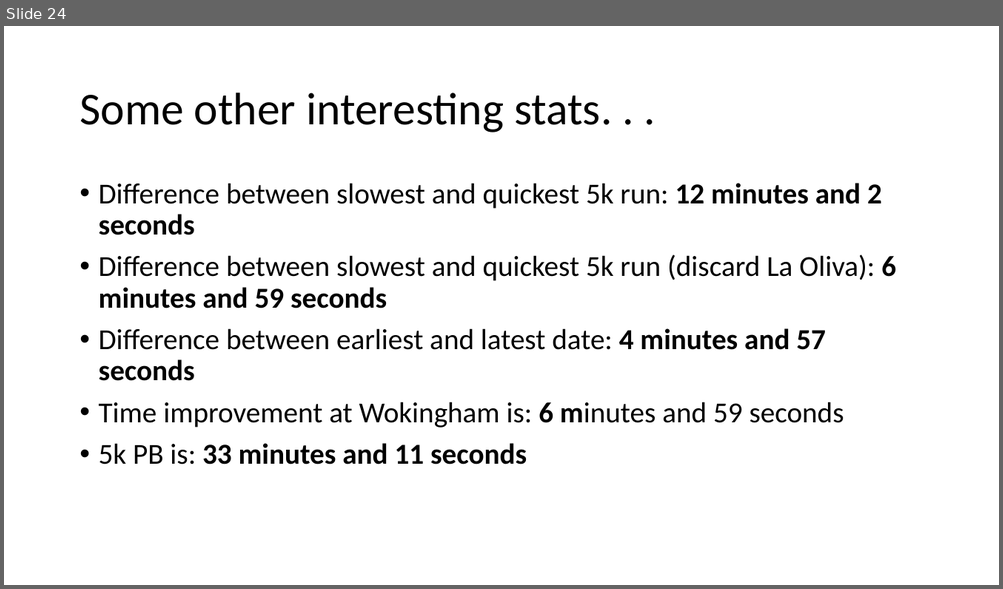
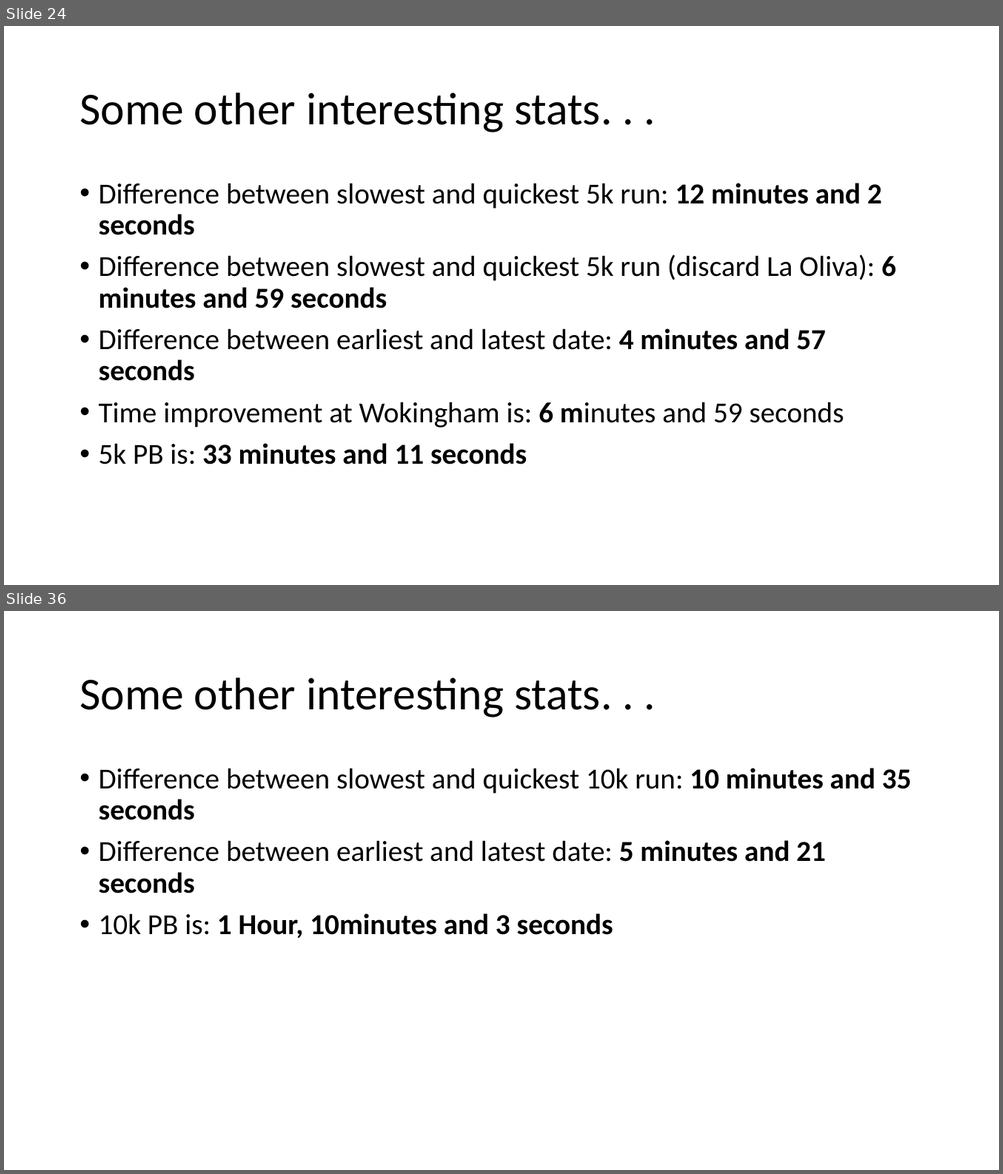
Before and after one commit to EdwinB12/Running, a slide deck: Data_Summary.pptx. Shown one above the other, each under a label of ours: slide 24 before the commit, slides 24 and 36 after it; the slides between them are not shown. The pictures are 1003x589 and 1003x1174 pixels, drawn with LibreOffice and Linux fonts; fonts in the diff are those of the drawing. Boxes give left, top, right and bottom in pixels: in the first picture for what was removed or moved away, otherwise in the second. Text is boxed around its words. In the diff, an @@ line names an element or a change of style, - is before the commit and + after.

```diff
--- a/Data_Summary.pptx
+++ b/Data_Summary.pptx
@@ slide 36 added at (x1=4, y1=611, x2=999, y2=1170), background #FFFFFF @@
@@ title added at (x1=79, y1=678, x2=612, y2=718), 44 pt, text #000000 @@
+Some other interesting stats. . .
@@ text added at (x1=99, y1=768, x2=911, y2=938), 28 pt, text #000000 @@
+• Difference between slowest and quickest 10k run: 10 minutes and 35 seconds
+• Difference between earliest and latest date: 5 minutes and 21 seconds
+• 10k PB is: 1 Hour, 10minutes and 3 seconds
```
Also in this commit, not shown: 6 slides changed, 12 other slides added, 1 slide removed, 4 other files.
